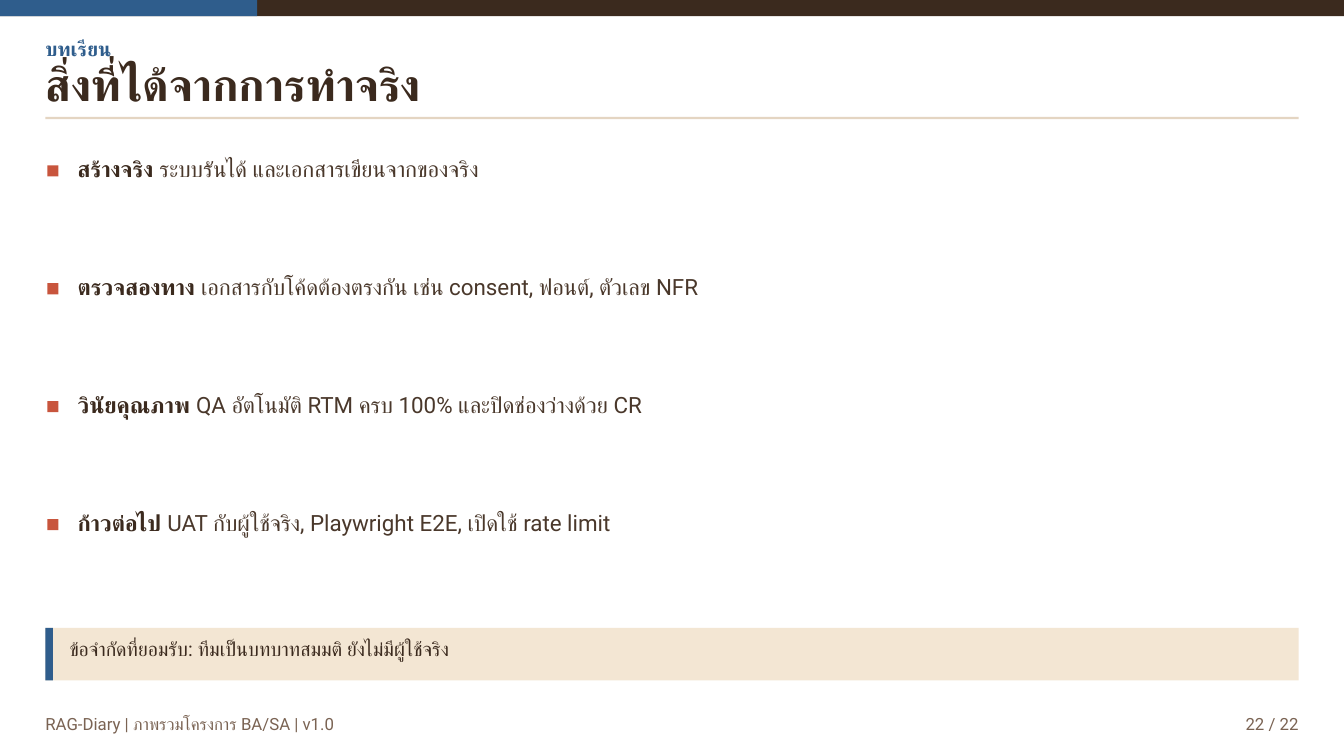
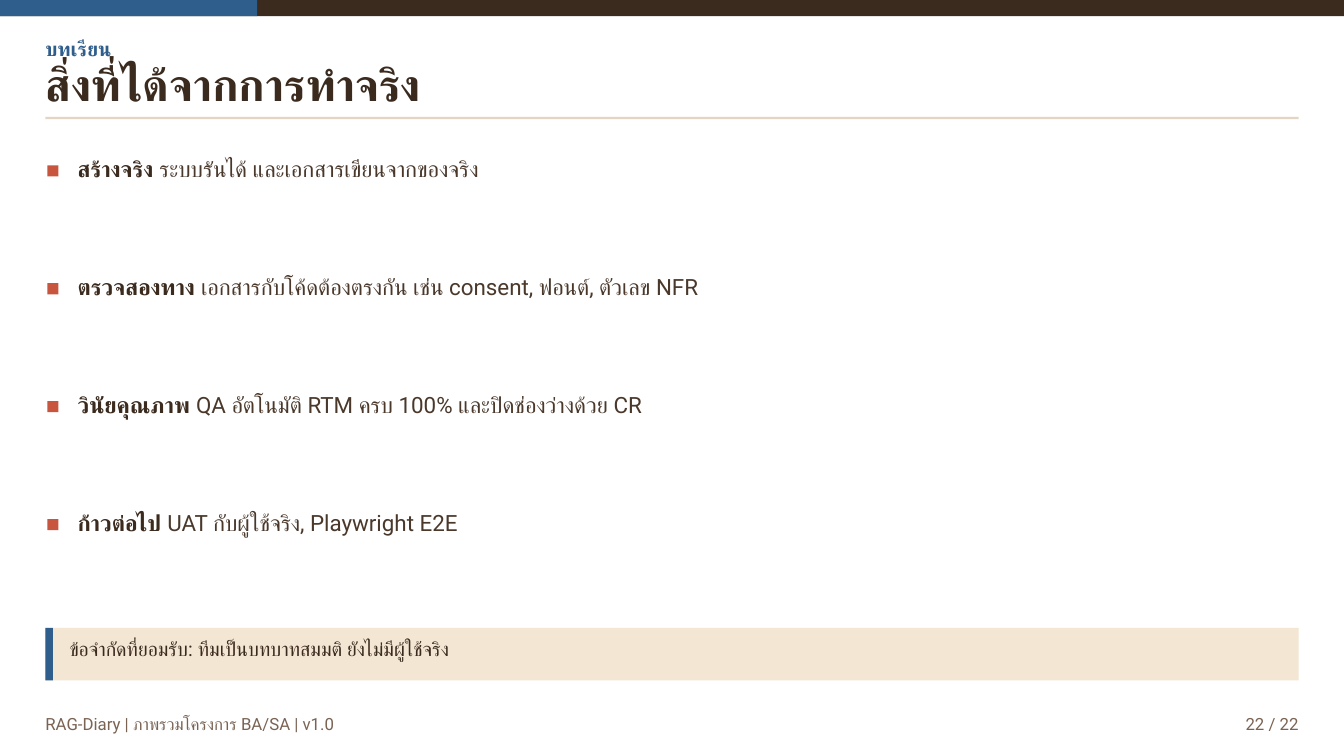
Before and after one commit to Zynin43839/oranut-blueprint, a slide deck: slide 22 of assets/media/deck.pptx. Drawn at 1344x756 pixels with LibreOffice and Linux fonts; fonts in the diff are those of the drawing. Boxes give left, top, right and bottom in pixels: in the first picture for what was removed or moved away, otherwise in the second. Text is boxed around its words. In the diff, an @@ line names an element or a change of style, - is before the commit and + after.

Commit message:
docs: record the rate limit as active
The limiter was switched on and verified, so the documents stop describing it as
pending.

- C4, API contract, product brief, SRS and roadmap now say it is enabled
- R-02 moves to closed, with the verification recorded next to it
- the test plan logs the 12 Nov run: five 503 responses, then 429 with
  Retry-After: 60 on calls six and seven
- rebuild the seven affected PDFs in both languages and refresh the decks

```diff
--- a/assets/media/deck.pptx
+++ b/assets/media/deck.pptx
@@ text at (78, 514, 458, 538): text changed @@
-ก้าวต่อไป UAT กับผู้ใช้จริง, Playwright E2E, เปิดใช้ rate limit
+ก้าวต่อไป UAT กับผู้ใช้จริง, Playwright E2E
```
Also in this commit, not shown: 2 other slides changed, 19 other files.
